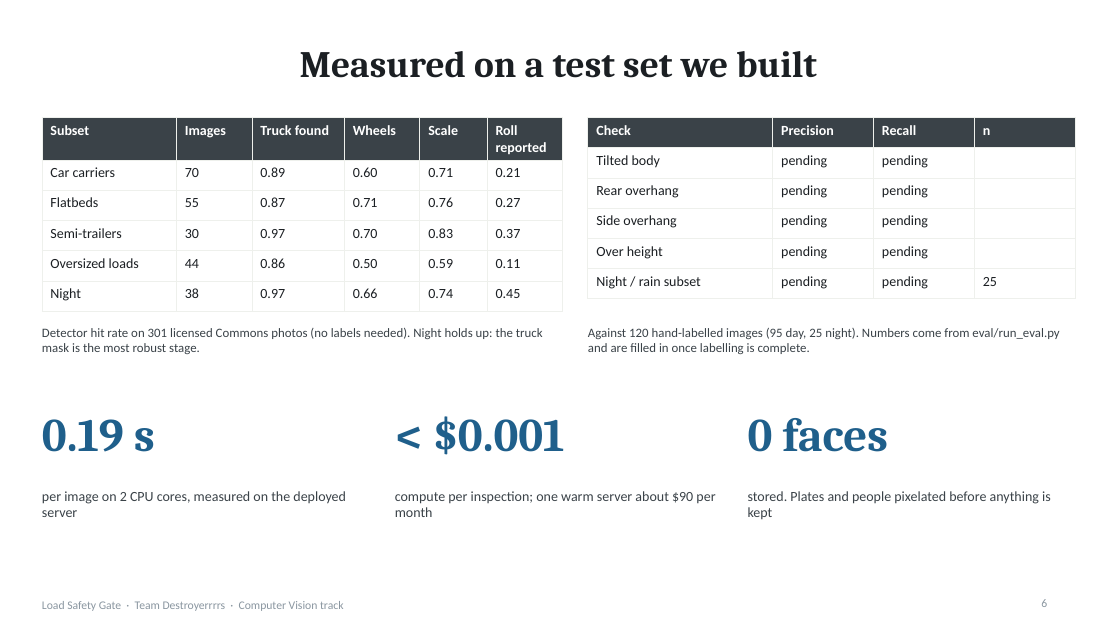
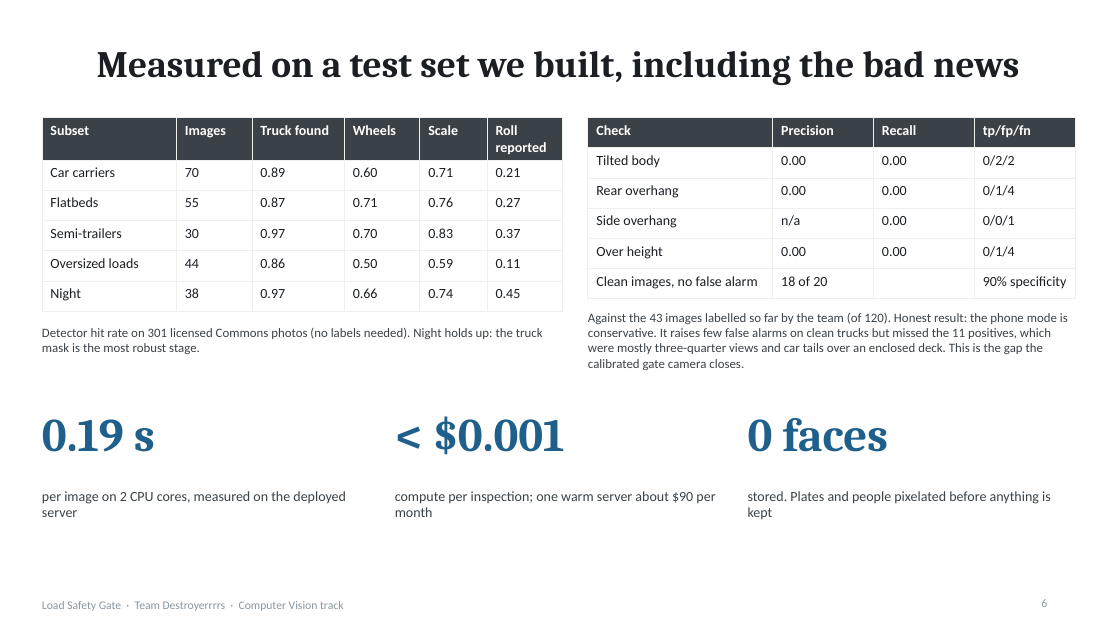
Before and after one commit to Winner-121/Destroyerrrrs_Final_Stage, a slide deck: slide 6 of deck/LoadSafetyGate_deck.pptx. Drawn at 1120x630 pixels with LibreOffice and Linux fonts; fonts in the diff are those of the drawing. Boxes give left, top, right and bottom in pixels: in the first picture for what was removed or moved away, otherwise in the second. Text is boxed around its words. In the diff, an @@ line names an element or a change of style, - is before the commit and + after.

```diff
--- a/deck/LoadSafetyGate_deck.pptx
+++ b/deck/LoadSafetyGate_deck.pptx
@@ title at (97, 51, 1020, 85): text changed @@
-Measured on a test set we built
+Measured on a test set we built, including the bad news
@@ table at (588, 118, 1075, 293) @@
-row 1, column 4: n
+row 1, column 4: tp/fp/fn
-row 2: Tilted body | pending | pending | 
+row 2: Tilted body | 0.00 | 0.00 | 0/2/2
-row 3: Rear overhang | pending | pending | 
+row 3: Rear overhang | 0.00 | 0.00 | 0/1/4
-row 4: Side overhang | pending | pending | 
+row 4: Side overhang | n/a | 0.00 | 0/0/1
-row 5: Over height | pending | pending | 
+row 5: Over height | 0.00 | 0.00 | 0/1/4
-row 6: Night / rain subset | pending | pending | 25
+row 6: Clean images, no false alarm | 18 of 20 |  | 90% specificity
@@ text at (588, 313, 1068, 370): text changed @@
-Against 120 hand-labelled images (95 day, 25 night). Numbers come from eval/run_eval.py and are filled in once labelling is complete.
+Against the 43 images labelled so far by the team (of 120). Honest result: the phone mode is conservative. It raises few false alarms on clean trucks but missed the 11 positives, which were mostly three-quarter views and car tails over an enclosed deck. This is the gap the calibrated gate camera closes.
```
Also in this commit, not shown: 10 other files.
